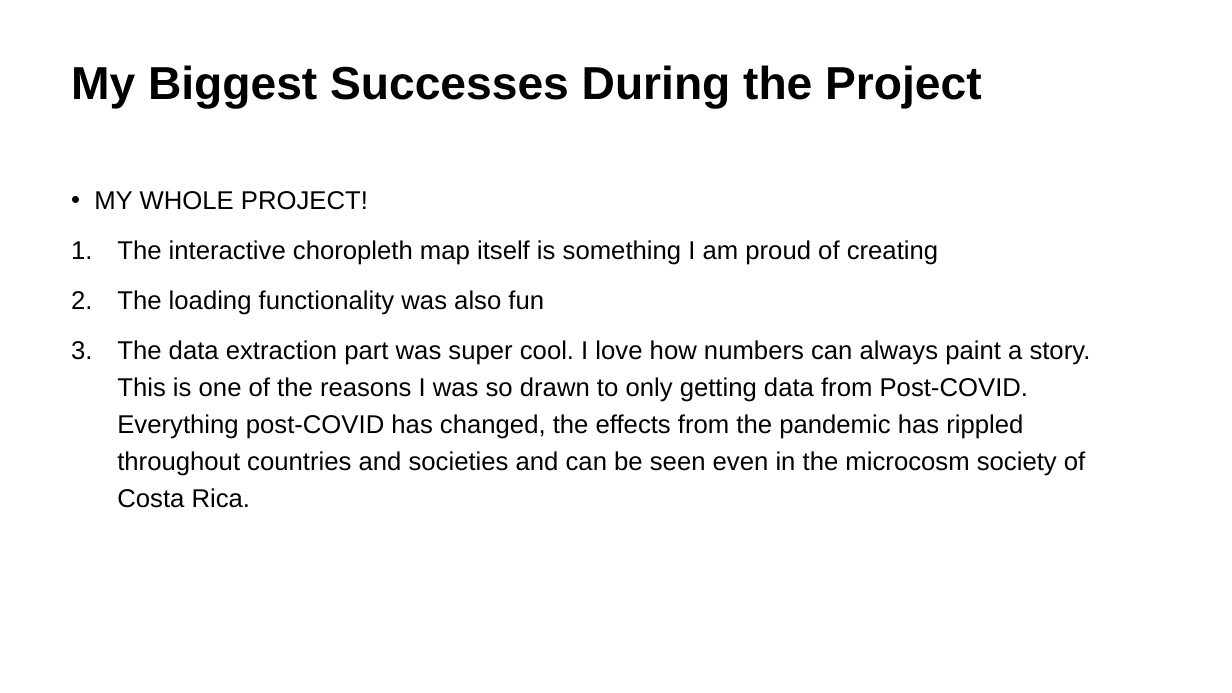
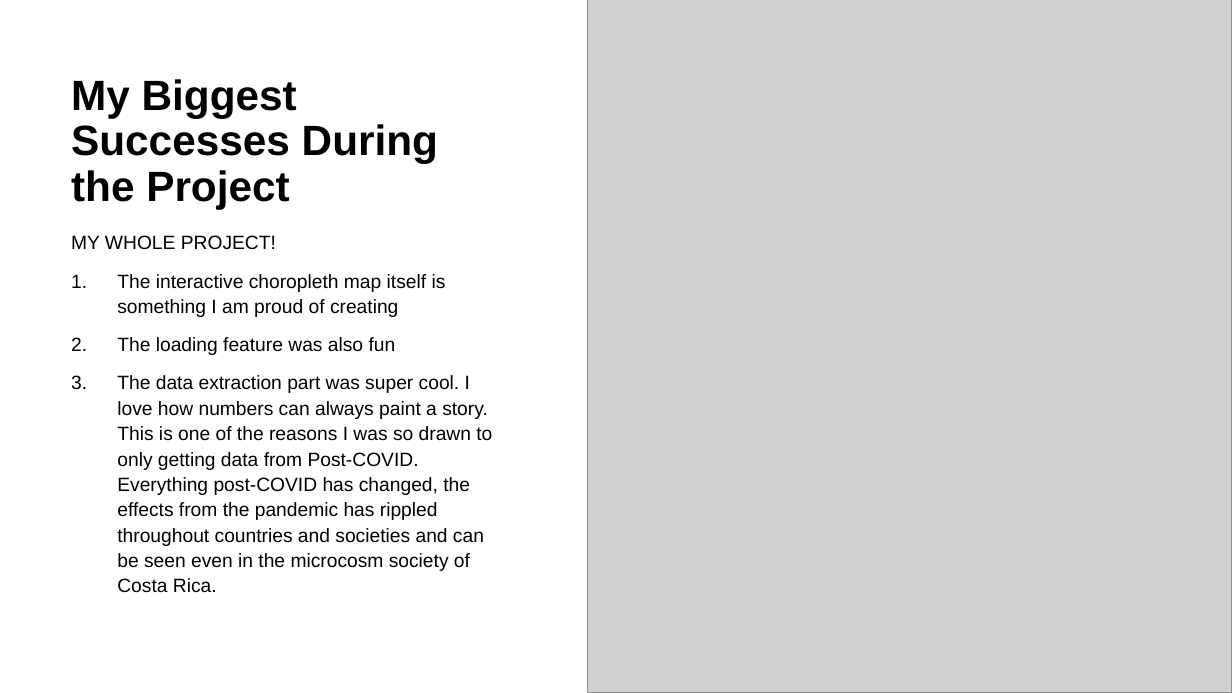
Before and after one commit to jennymorganryan/Crime-in-Costa-Rica, a slide deck: slide 5 of Costa RIca Crime Data Visualization Web Application.pptx (slide 4 before the commit). Drawn at 1232x693 pixels with LibreOffice and Linux fonts; fonts in the diff are those of the drawing; grey boxes stand for pictures. Boxes give left, top, right and bottom in pixels: in the first picture for what was removed or moved away, otherwise in the second. Text is boxed around its words. In the diff, an @@ line names an element or a change of style, - is before the commit and + after.

```diff
--- a/Costa RIca Crime Data Visualization Web Application.pptx
+++ b/Costa RIca Crime Data Visualization Web Application.pptx
@@ picture added at (588, 0, 1232, 693) @@
@@ title "My Biggest Successes During the ..." at (71, 79, 438, 209): size 36 to 33 pt; vertical alignment top to bottom @@
@@ text "MY WHOLE PROJECT!": place and size @@
-text "MY WHOLE PROJECT!" at (94, 191, 1091, 508)
+text "MY WHOLE PROJECT!" at (71, 235, 492, 593)
@@ text at (71, 235, 492, 593): size 20 to 15 pt; bullet • to none; line spacing 1.2 to 1.1 @@
@@ text at (117, 337, 396, 355): text changed; size 20 to 15 pt @@
-2. The loading functionality was also fun
+2. The loading feature was also fun
```
Also in this commit, not shown: 6 other slides changed, 1 slide added.
